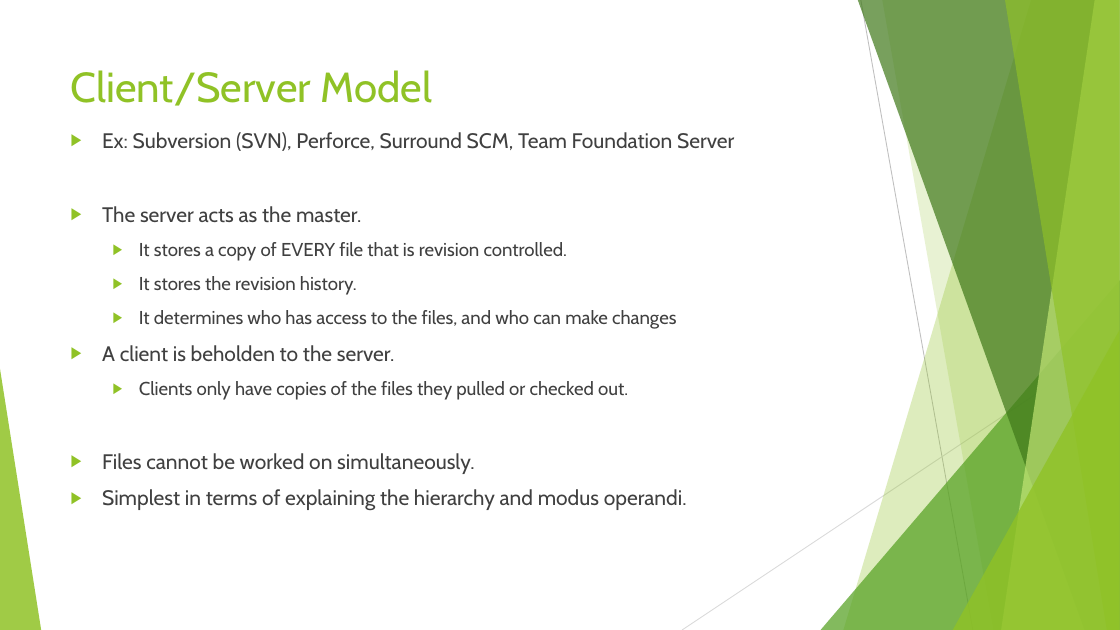
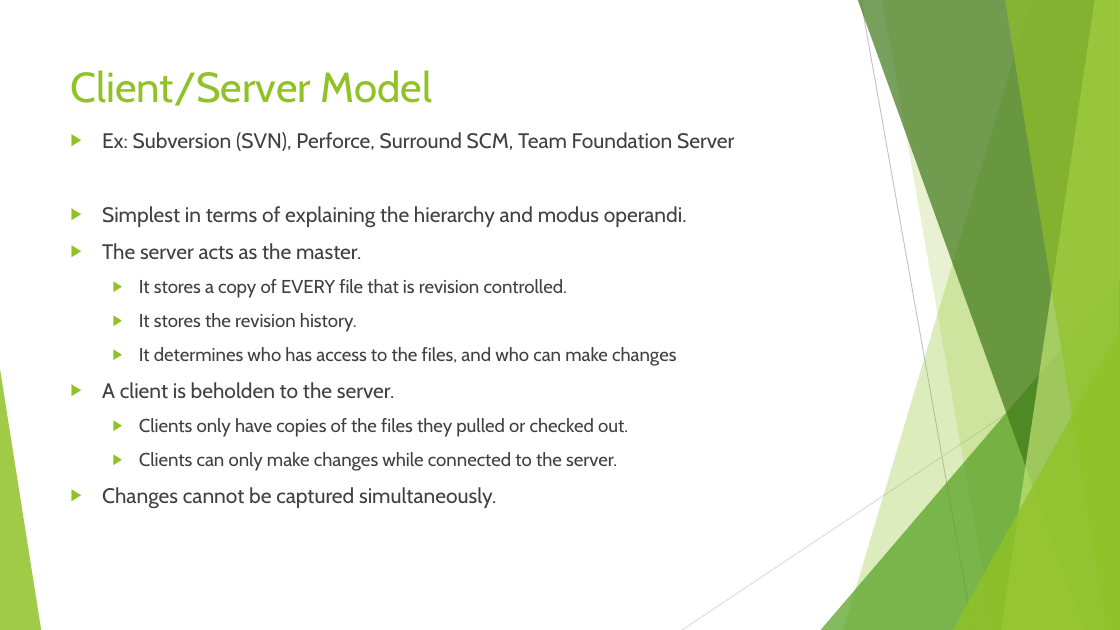
Before and after one commit to sethkaz/git-presentation, a slide deck: slide 6 of Git and LV.pptx. Drawn at 1120x630 pixels with LibreOffice and Linux fonts; fonts in the diff are those of the drawing. Boxes give left, top, right and bottom in pixels: in the first picture for what was removed or moved away, otherwise in the second. Text is boxed around its words. In the diff, an @@ line names an element or a change of style, - is before the commit and + after.

```diff
--- a/Git and LV.pptx
+++ b/Git and LV.pptx
@@ text at <box>102,206,687,227</box>: paragraph added @@
+▶ Simplest in terms of explaining the hierarchy and modus operandi.
@@ text at <box>102,452,617,509</box>: text changed; size 18 to 16 pt @@
-▶ Files cannot be worked on simultaneously.
-▶ Simplest in terms of explaining the hierarchy and modus operandi.
+  ▶ Clients can only make changes while connected to the server.
+▶ Changes cannot be captured simultaneously.
```
Also in this commit, not shown: 7 other slides changed.
